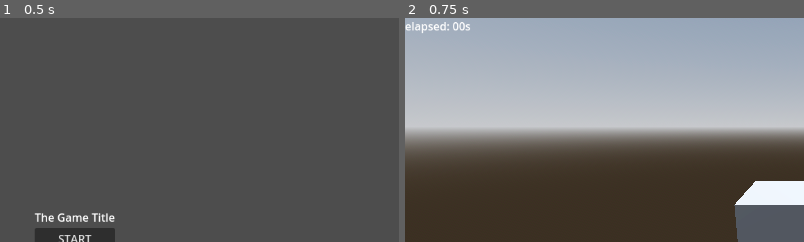
Above: before the commit, frames 1-2 (left to right).
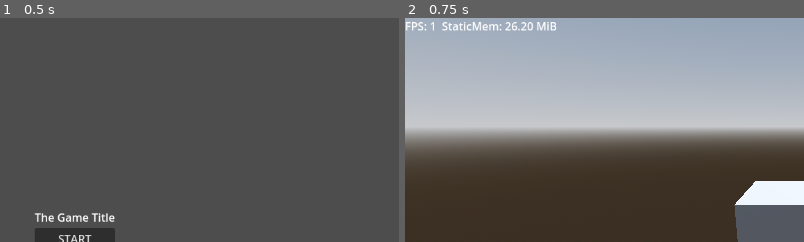
Above: after the commit, the same moments.

Repository: chrisculver/LudumDare51
Game: Godot game, scene res://main_menu.tscn
Two runs of this game, one before a commit and one after it. Both use one fixed random seed, a clock stepped at 60 frames per second and the inputs below.
Inputs:
- Up to frame 1 (0.5 s): no input
- Up to frame 2 (0.75 s): click "START" at 0.5 s
The pictures show only the part of the screen within x 0-50%, y 0-50%; the shares and areas given below are measured in that part.

Frame 1 is identical in both runs. In frame 2, 0.7% of the frame differs, in the area x 0-38%, y 1-7%.

Commit message:
DebugLayer Added

Diff:
--- /dev/null
+++ b/debug_layer.gd
@@ -0,0 +1,39 @@
+extends CanvasLayer
+
+var stats = {}
+
+func add_stat(stat_name, obj, stat_ref, is_method):
+	stats[stat_name]=[obj, stat_ref, is_method]
+
+func remove_stat(stat_name):
+	stats.erase(stat_name)
+
+# Called when the node enters the scene tree for the first time.
+func _ready():
+	pass # Replace with function body.
+
+
+
+# Called every frame. 'delta' is the elapsed time since the previous frame.
+func _process(_delta):
+	var label_text = ""
+
+	var fps = Engine.get_frames_per_second()
+	var mem = OS.get_static_memory_usage()
+	mem = String.humanize_size(mem)
+
+	label_text += str("FPS: ", fps, "  StaticMem: ", mem)
+	label_text += "\n"
+
+	for stat in stats:
+		var s=stats[stat]
+		var value = null
+		if s[0] and weakref(s[0]).get_ref():
+			if s[2]:
+				value = s[0].call(s[1])
+			else:
+				value = s[0].get(s[1])
+
+		label_text += str(stat, ": ", value)
+		label_text += "\n"
+	$Label.text = label_text
--- /dev/null
+++ b/debug_layer.tscn
@@ -0,0 +1,11 @@
+[gd_scene load_steps=2 format=3 uid="uid://capxqi77lilto"]
+
+[ext_resource type="Script" path="res://debug_layer.gd" id="1_gf2rk"]
+
+[node name="DebugLayer" type="CanvasLayer"]
+script = ExtResource("1_gf2rk")
+
+[node name="Label" type="Label" parent="."]
+offset_right = 40.0
+offset_bottom = 23.0
+text = "Debug:"
--- a/game.gd
+++ b/game.gd
@@ -1,16 +1,17 @@
 extends Node3D
 
-var playTime = 0
+var debugOverlay = null
 
 # Called when the node enters the scene tree for the first time.
 func _ready():
-	pass # Replace with function body.
+	var overlay = load("res://debug_layer.tscn").instantiate()
+	add_child(overlay)
+	debugOverlay = overlay
 
 
 # Called every frame. 'delta' is the elapsed time since the previous frame.
 func _process(delta):
-	playTime += delta
-	$UILayer/Timer/Clock.text = ("elapsed: %02d" % playTime) + "s"
+	pass
 
 
 func _input(event):
--- a/game.tscn
+++ b/game.tscn
@@ -27,17 +27,6 @@
 process_mode = 2
 visible = false
 
-[node name="Timer" type="Control" parent="UILayer"]
-layout_mode = 3
-anchors_preset = 0
-offset_right = 40.0
-offset_bottom = 40.0
-
-[node name="Clock" type="Label" parent="UILayer/Timer"]
-layout_mode = 0
-offset_right = 40.0
-offset_bottom = 23.0
-
 [node name="MeshInstance3d" type="MeshInstance3D" parent="."]
 mesh = SubResource("BoxMesh_8m1rp")
 
